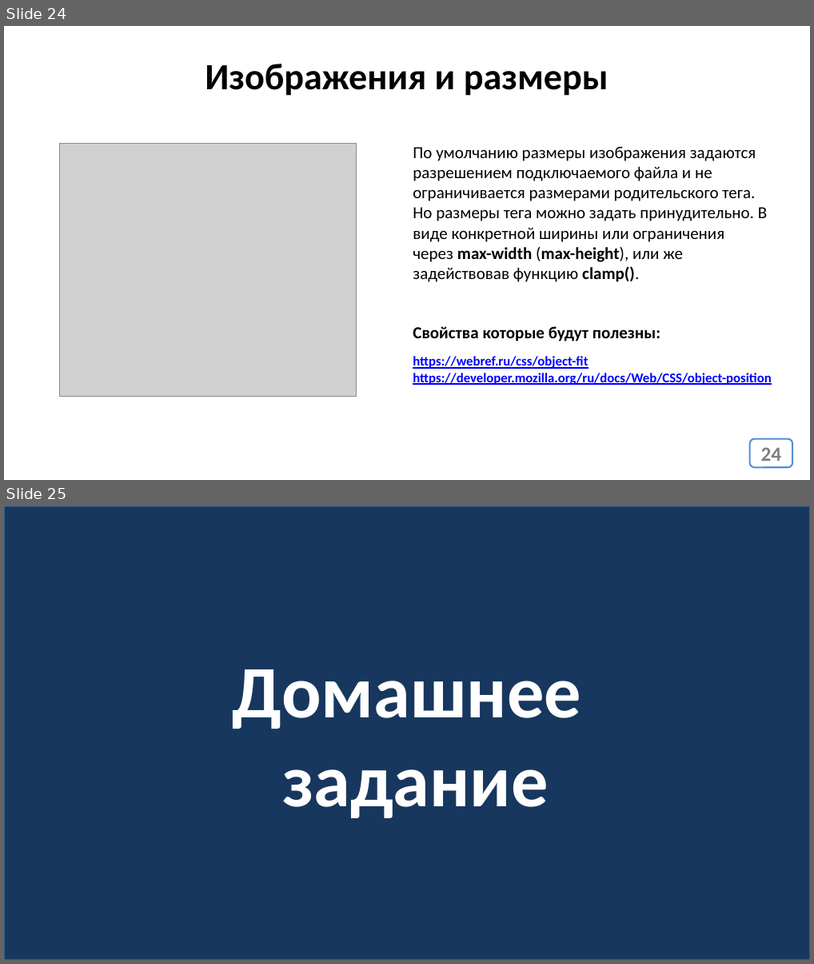
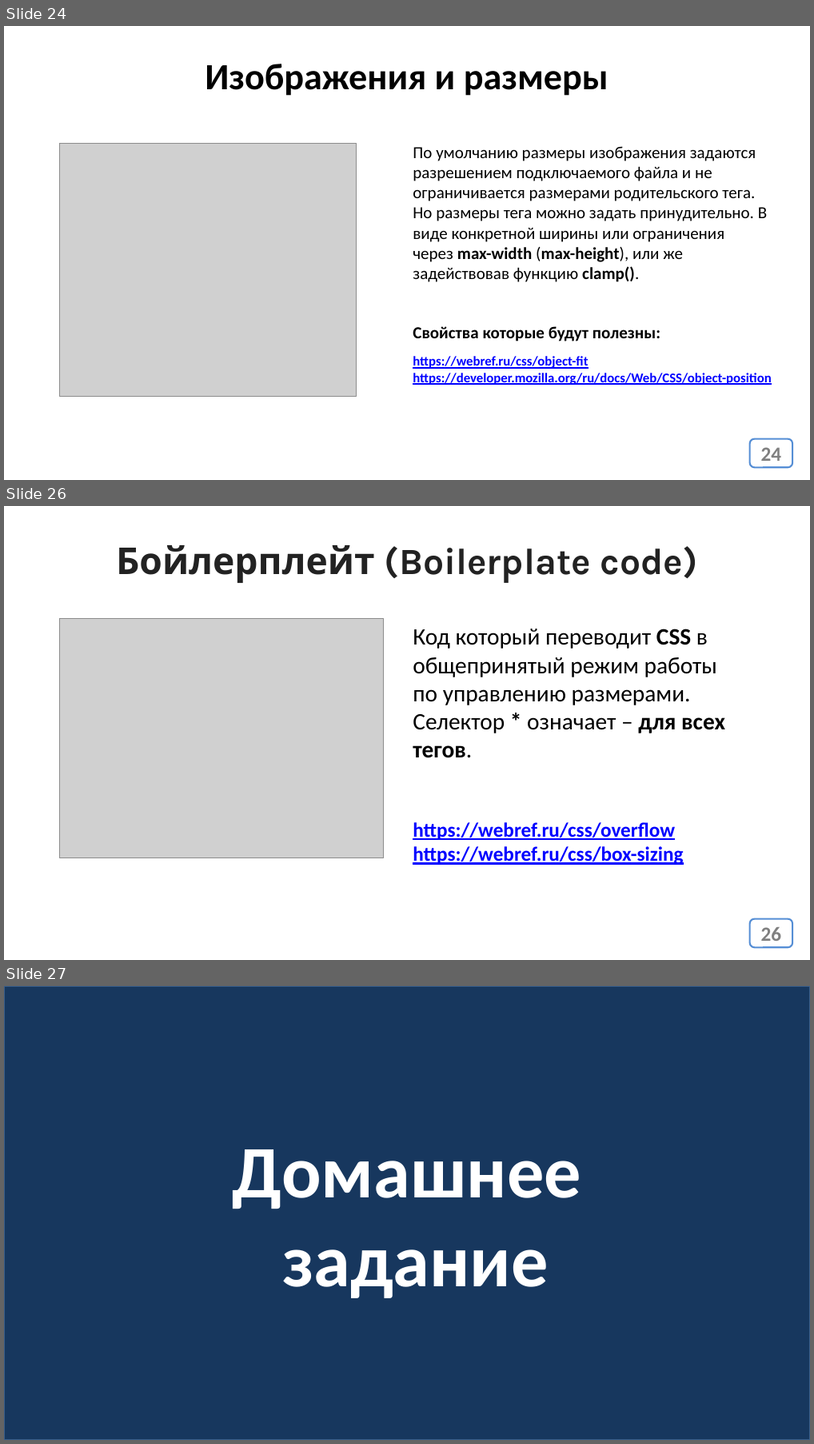
Before and after one commit to web37-ortdnipro/lesson04, a slide deck: lesson04.pptx. Shown one above the other, each under a label of ours: slides 24 and 25 before the commit, slides 24, 26 and 27 after it; the slides between them are not shown. The pictures are 814x964 and 814x1444 pixels, drawn with LibreOffice and Linux fonts; fonts in the diff are those of the drawing; grey boxes stand for pictures. Boxes give left, top, right and bottom in pixels: in the first picture for what was removed or moved away, otherwise in the second. Text is boxed around its words. In the diff, an @@ line names an element or a change of style, - is before the commit and + after.

```diff
--- a/lesson04.pptx
+++ b/lesson04.pptx
@@ slide 26 added at (x1=4, y1=506, x2=810, y2=960), background #FFFFFF @@
@@ text added at (x1=116, y1=545, x2=698, y2=583), 44 pt, text #222222, bold @@
+Бойлерплейт (Boilerplate code)
@@ picture added at (x1=60, y1=619, x2=383, y2=857) @@
@@ text added at (x1=413, y1=628, x2=726, y2=758), 28 pt, text #000000 @@
+Код который переводит CSS в общепринятый режим работы по управлению размерами.
+Селектор * означает – для всех тегов.
@@ text added at (x1=413, y1=822, x2=683, y2=864), 24 pt, text #0000FF, bold, underline @@
+https://webref.ru/css/overflow
+https://webref.ru/css/box-sizing
@@ page number added at (x1=750, y1=919, x2=794, y2=947), fill #FFFFFF, outline #558ED5 2 pt, 24 pt, text #808080, bold @@
+26
@@ what was slide 25 is now slide 27 @@
```
Also in this commit, not shown: 1 other slide added, 1 other file.
